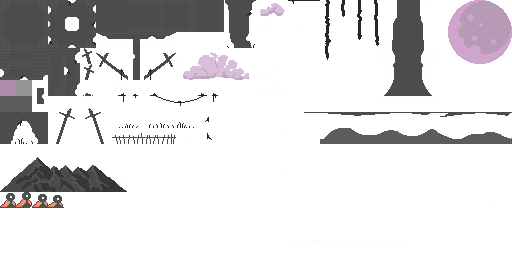
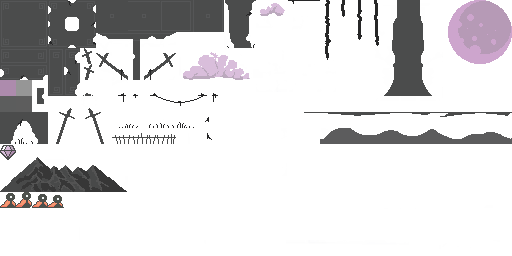
Layer changes from the first 512px x 256px image to the second:
painted on "violet" over [left=0, top=145, right=16, bottom=160]
